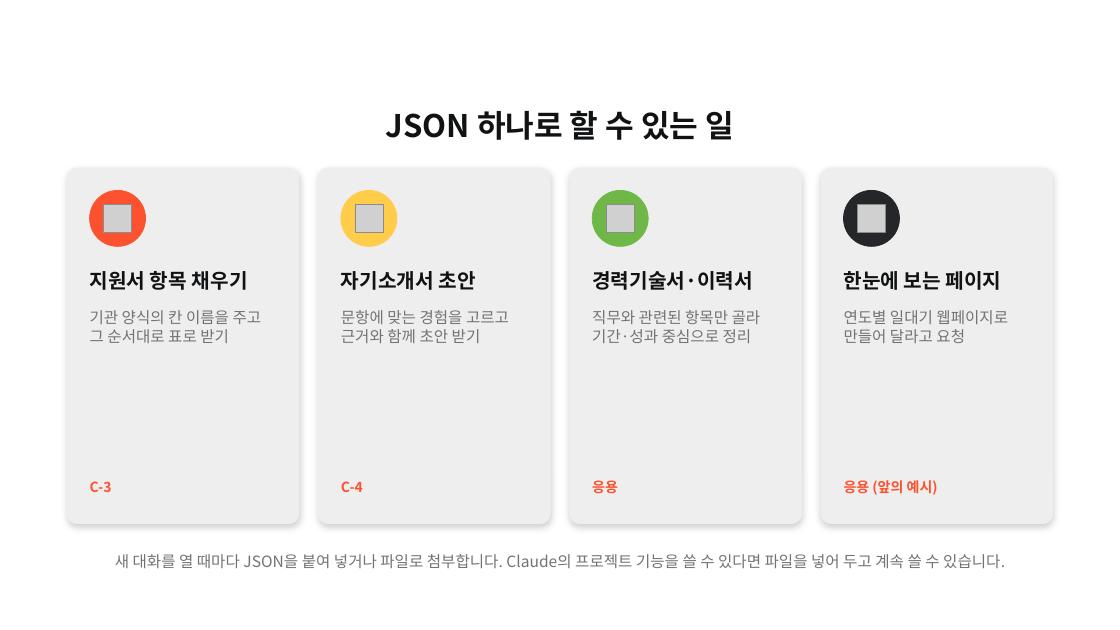
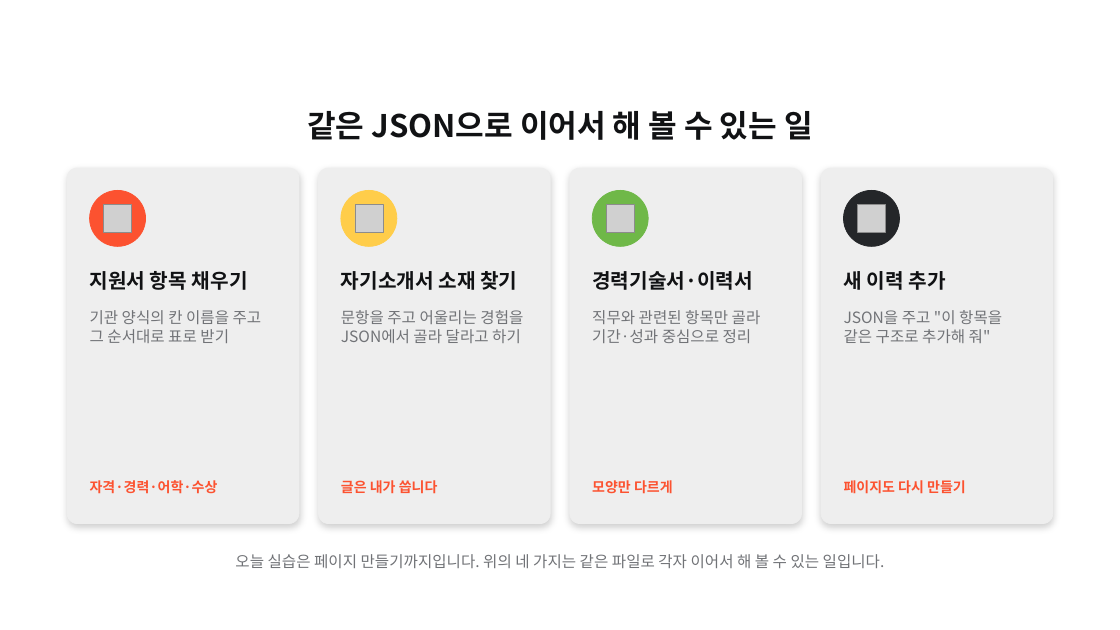
Before and after one commit to pa3757/KPX_knewdeal, a slide deck: slide 22 of instructor/특별실습_Claude_이력JSON.pptx (slide 17 before the commit). Drawn at 1120x630 pixels with LibreOffice and Linux fonts; fonts in the diff are those of the drawing; grey boxes stand for pictures; background and template pictures are left out. Boxes give left, top, right and bottom in pixels: in the first picture for what was removed or moved away, otherwise in the second. Text is boxed around its words. In the diff, an @@ line names an element or a change of style, - is before the commit and + after.

```diff
--- a/instructor/특별실습_Claude_이력JSON.pptx
+++ b/instructor/특별실습_Claude_이력JSON.pptx
@@ title at <box>307,111,813,140</box>: text changed @@
-JSON 하나로 할 수 있는 일
+같은 JSON으로 이어서 해 볼 수 있는 일
@@ text at <box>341,271,517,290</box>: text changed @@
-자기소개서 초안
+자기소개서 소재 찾기
@@ text at <box>844,271,945,290</box>: text changed @@
-한눈에 보는 페이지
+새 이력 추가
@@ text at <box>341,310,523,343</box>: text changed @@
-문항에 맞는 경험을 고르고
-근거와 함께 초안 받기
+문항을 주고 어울리는 경험을
+JSON에서 골라 달라고 하기
@@ text at <box>844,310,1002,343</box>: text changed @@
-연도별 일대기 웹페이지로
-만들어 달라고 요청
+JSON을 주고 "이 항목을
+같은 구조로 추가해 줘"
@@ text at <box>90,480,218,494</box>: text changed @@
-C-3
+자격·경력·어학·수상
@@ text at <box>341,480,438,494</box>: text changed @@
-C-4
+글은 내가 씁니다
@@ text at <box>592,480,673,494</box>: text changed @@
-응용
+모양만 다르게
@@ text at <box>844,480,966,494</box>: text changed @@
-응용 (앞의 예시)
+페이지도 다시 만들기
@@ text at <box>235,554,885,568</box>: text changed @@
-새 대화를 열 때마다 JSON을 붙여 넣거나 파일로 첨부합니다. Claude의 프로젝트 기능을 쓸 수 있다면 파일을 넣어 두고 계속 쓸 수 있습니다.
+오늘 실습은 페이지 만들기까지입니다. 위의 네 가지는 같은 파일로 각자 이어서 해 볼 수 있는 일입니다.
```
Also in this commit, not shown: 8 other slides changed, 3 slides added, 35 other files.
